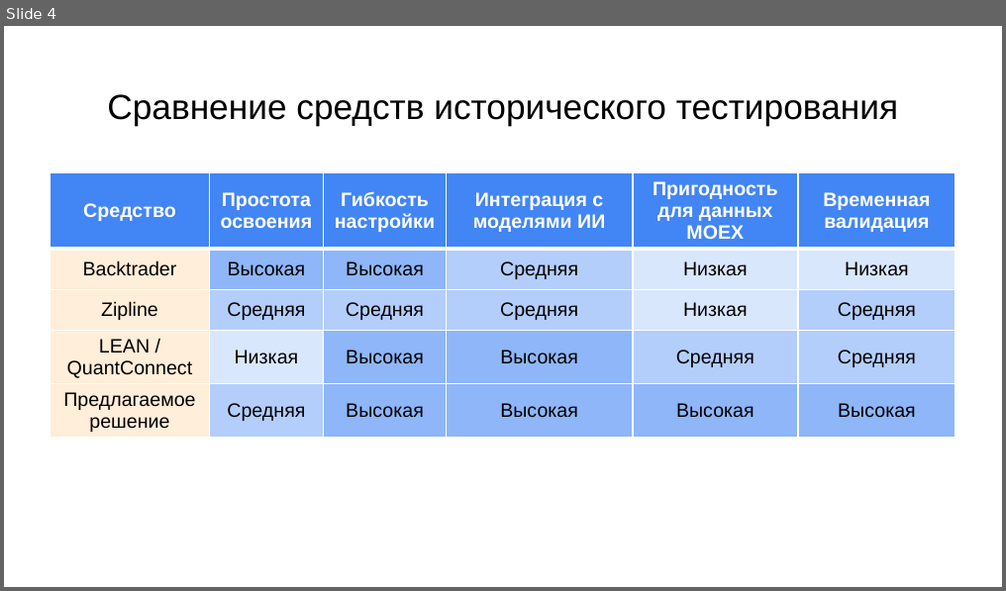
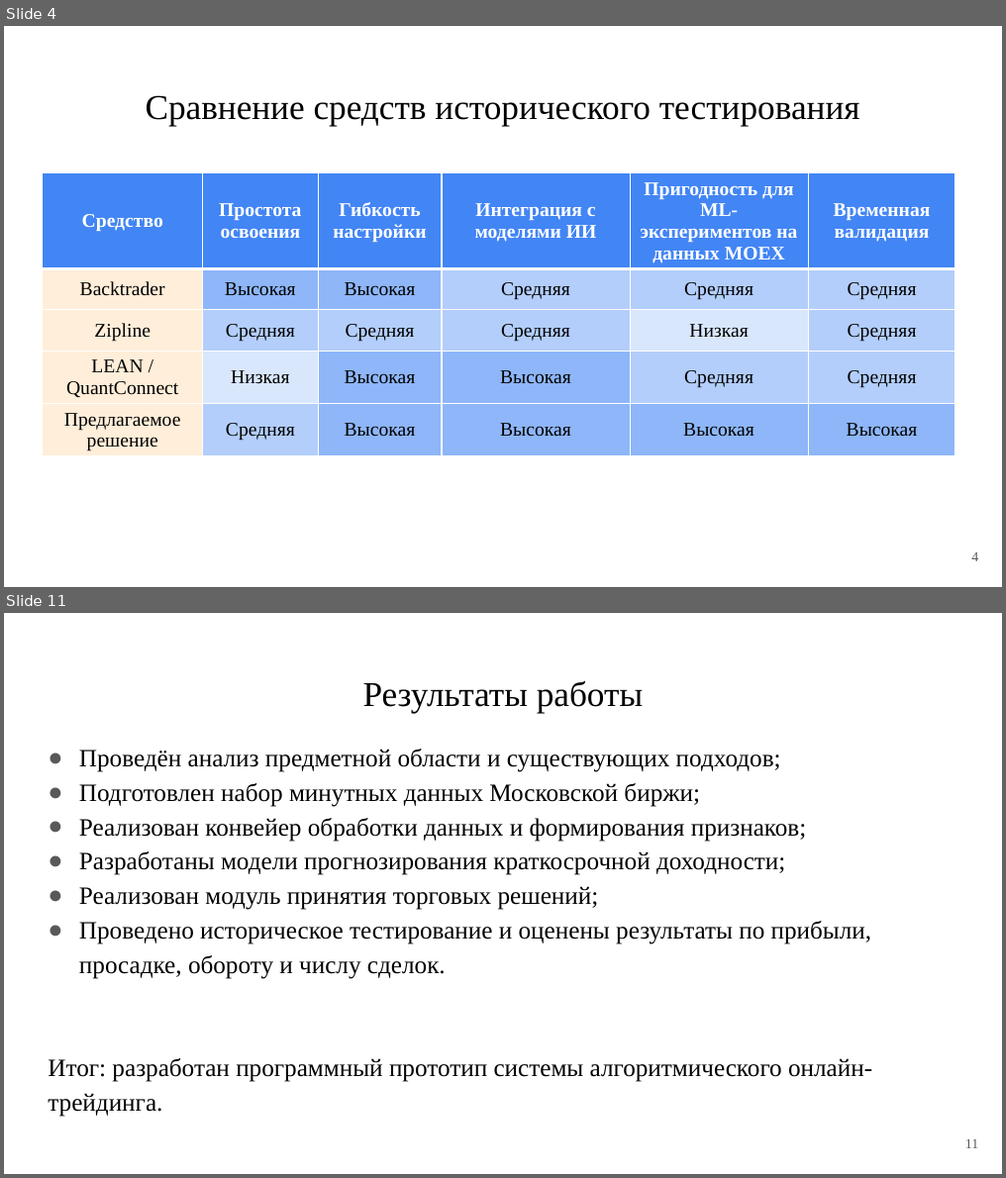
Before and after one commit to PetrovKirill00/BKP, a slide deck: Презентация.pptx. Shown one above the other, each under a label of ours: slide 4 before the commit, slides 4 and 11 after it; the slides between them are not shown. The pictures are 1006x591 and 1006x1178 pixels, drawn with LibreOffice and Linux fonts; fonts in the diff are those of the drawing. Boxes give left, top, right and bottom in pixels: in the first picture for what was removed or moved away, otherwise in the second. Text is boxed around its words. In the diff, an @@ line names an element or a change of style, - is before the commit and + after.

```diff
--- a/Презентация.pptx
+++ b/Презентация.pptx
@@ slide 11 added at (x1=4, y1=613, x2=1002, y2=1174), background #FFFFFF @@
@@ title added at (x1=363, y1=680, x2=643, y2=713), 25.2 pt, text #000000 @@
+Результаты работы
@@ text added at (x1=48, y1=749, x2=872, y2=1117), 18 pt, text #000000 @@
+● Проведён анализ предметной области и существующих подходов;
+● Подготовлен набор минутных данных Московской биржи;
+● Реализован конвейер обработки данных и формирования признаков;
+● Разработаны модели прогнозирования краткосрочной доходности;
+● Реализован модуль принятия торговых решений;
+● Проведено историческое тестирование и оценены результаты по прибыли, просадке, обороту и числу сделок.
+Итог: разработан программный прототип системы алгоритмического онлайн-трейдинга.
@@ page number added at (x1=965, y1=1140, x2=978, y2=1149), 10 pt, text #595959 @@
+11
@@ slide 4 changed as well @@
@@ title "Сравнение средств исторического тестирования" at (x1=146, y1=95, x2=860, y2=126): font Arial to Times New Roman @@
@@ table at (x1=43, y1=173, x2=958, y2=472) @@
-row 1, column 5: Пригодность для данных MOEX
+row 1, column 5: Пригодность для ML-экспериментов на данных MOEX
-row 2, column 5: Низкая
+row 2, column 5: Средняя
-row 2, column 6: Низкая
+row 2, column 6: Средняя
@@ fill #D9E7FD to #B3CEFB in 2 cells @@
@@ font Arial to Times New Roman in "Средство", "Простота освоения", "Гибкость настройки", "Интеграция с моделями ИИ" and 23 more places @@
@@ table resized from (x1=50, y1=173, x2=956, y2=447) to (x1=43, y1=173, x2=958, y2=472) @@
@@ page number added at (x1=971, y1=553, x2=978, y2=562), 10 pt, text #595959 @@
+4
```
Also in this commit, not shown: 4 other slides changed, 6 other slides added, 5 slides removed, 24 other files.
